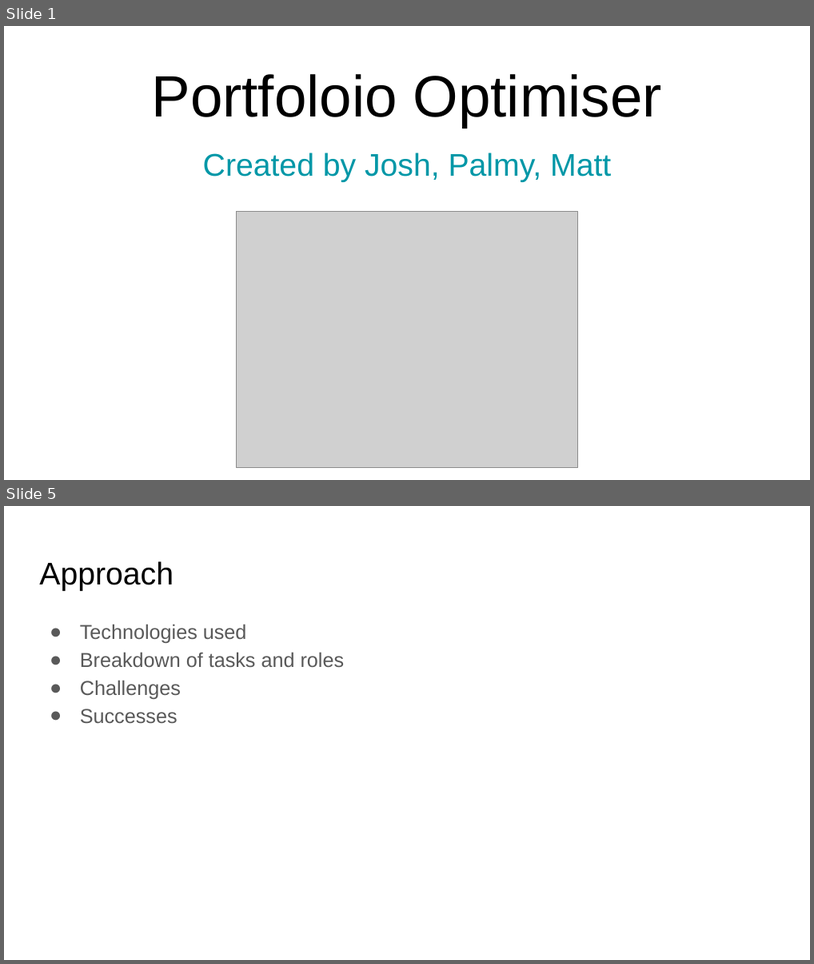
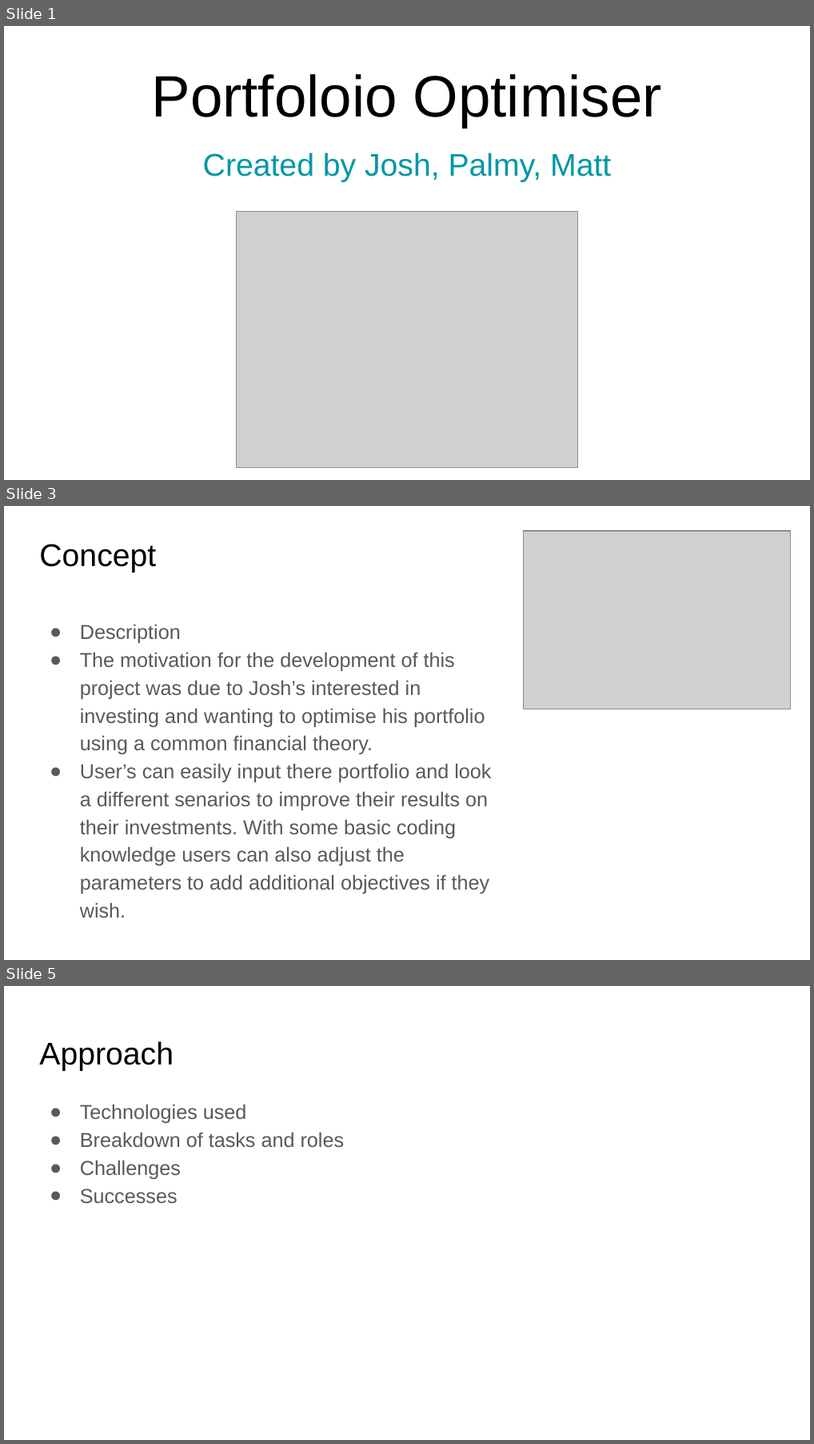
Before and after one commit to siddheshtungare/Portfolio-analysis-streamlit, a slide deck: Project_Presentation.pptx. Shown one above the other, each under a label of ours: slides 1 and 5 before the commit, slides 1, 3 and 5 after it; the slides between them are not shown. The pictures are 814x964 and 814x1444 pixels, drawn with LibreOffice and Linux fonts; fonts in the diff are those of the drawing; grey boxes stand for pictures. Boxes give left, top, right and bottom in pixels: in the first picture for what was removed or moved away, otherwise in the second. Text is boxed around its words. In the diff, an @@ line names an element or a change of style, - is before the commit and + after.

```diff
--- a/Project_Presentation.pptx
+++ b/Project_Presentation.pptx
@@ slide 3 added at [4,506,810,960], background #FFFFFF @@
@@ title added at [39,544,156,572], 28 pt, text #000000 @@
+Concept
@@ picture added at [523,531,791,709] @@
@@ text added at [80,624,491,917], 18 pt, text #595959 @@
+● Description
+● The motivation for the development of this project was due to Josh’s interested in investing and wanting to optimise his portfolio using a common financial theory.
+● User’s can easily input there portfolio and look a different senarios to improve their results on their investments. With some basic coding knowledge users can also adjust the parameters to add additional objectives if they wish.
```
Also in this commit, not shown: 2 slides changed, 1 slide removed.
